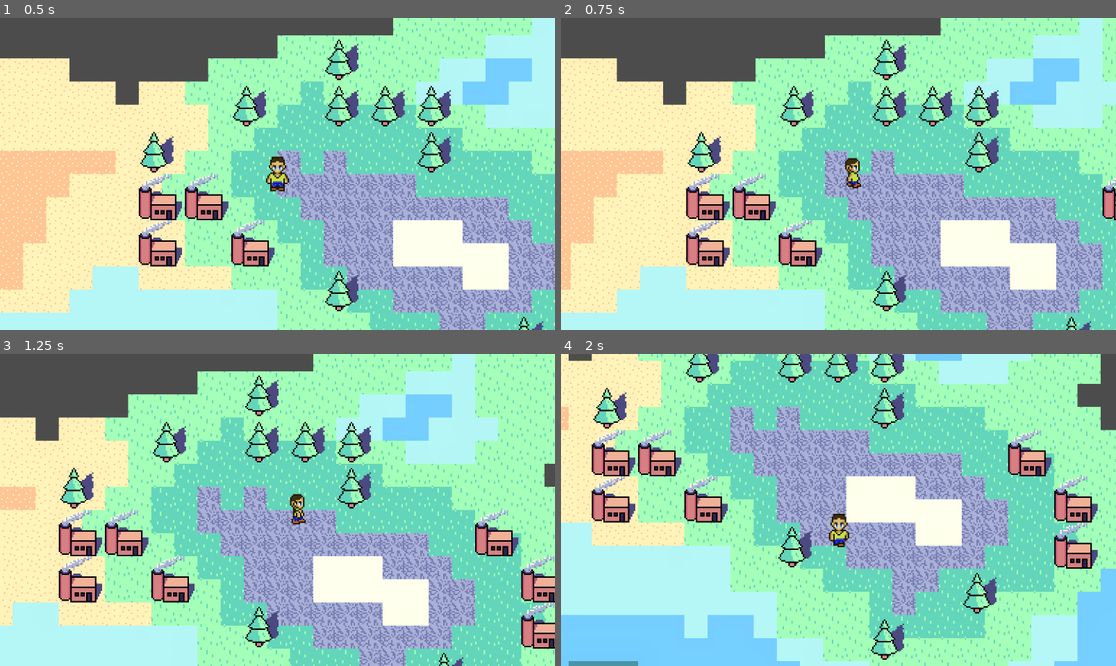
Above: before the commit, frames 1-4 (two rows, left to right).
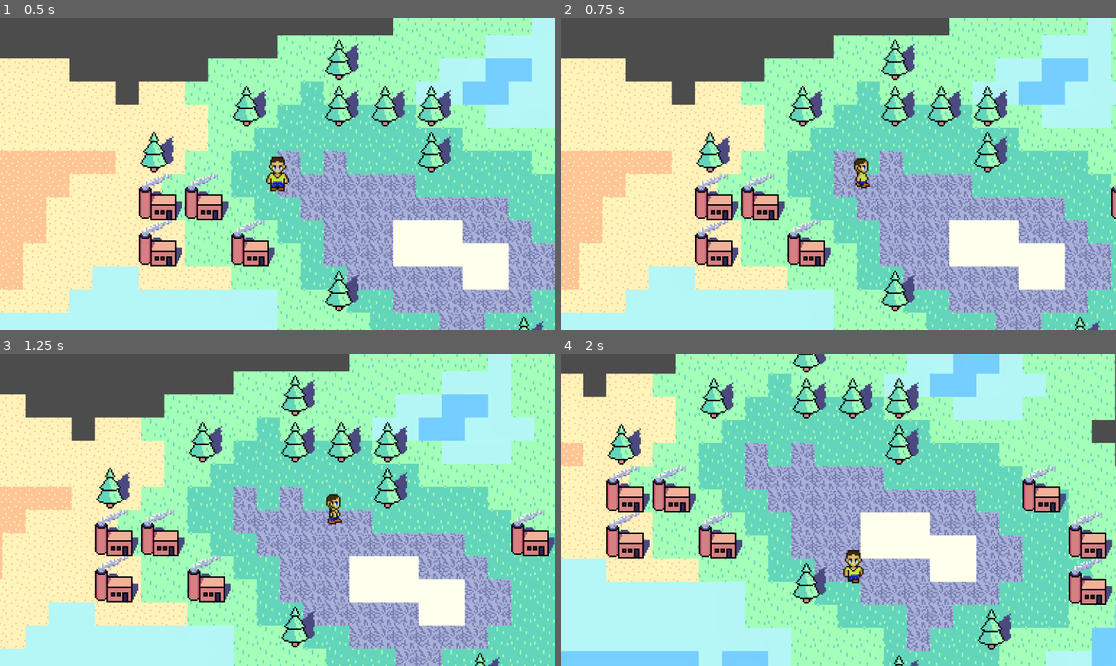
Above: after the commit, the same moments.

Repository: AdrianTheFrog/SMathHacks-Reasource-Conservation-Project
Game: Godot game, scene res://main scene.tscn
Two runs of this game, one before a commit and one after it. Both use one fixed random seed, a clock stepped at 60 frames per second and the inputs below.
Inputs:
- Up to frame 1 (0.5 s): no input
- Up to frame 2 (0.75 s): tap Enter at 0.5 s; hold Right (Right) from 0.53 s (still down)
- Up to frame 3 (1.25 s): keep holding Right (Right)
- Up to frame 4 (2 s): release Right (Right) at 1.28 s; hold Down (Down) from 1.28 s (still down)

Frame 1 is identical in both runs. In frame 2, 27% of the frame differs, in the area x 0-100%, y 0-100%; in frame 3, 51%; in frame 4, 63%.

Commit message:
Redo player movement for collision, make player position pixel perfect and change camera movement properties

Diff:
--- a/Camera2D.gd
+++ b/Camera2D.gd
@@ -3,9 +3,9 @@
 var lookAheadPos = Vector2.ZERO
 
 func _process(delta):
-	var speed = 0.1
-	var lookAheadDistance = 0.15
-	var lookAheadResponse = 0.05
+	var speed = 0.025
+	var lookAheadDistance = 0.2
+	var lookAheadResponse = 0.01
 
 	lookAheadPos = lookAheadPos*(1-lookAheadResponse) + lookAheadDistance*%Character.get_real_velocity ()*lookAheadResponse
 	set_global_position(get_global_position()*(1-speed)+(%Character.get_global_position()+lookAheadPos)*speed)
--- a/Character.gd
+++ b/Character.gd
@@ -15,26 +15,34 @@
 
 func _process(delta):
 	var speed = 100.0
+	velocity = Vector2(0,0)
 
 	if Input.is_action_pressed('Up'):
-		position.y -= speed * delta
-		_animated_sprite.play("forward")
-		idle = "idleforward"
+		velocity += Vector2.UP * speed
+		if not (Input.is_action_pressed('Left') or Input.is_action_pressed('Right')):
+			_animated_sprite.play("forward")
+			idle = "idleforward"
 
-	elif Input.is_action_pressed('Down'):
-		position.y += speed * delta
-		_animated_sprite.play("back")
-		idle = "idleback"
+	if Input.is_action_pressed('Down'):
+		velocity += Vector2.DOWN * speed
+		if not (Input.is_action_pressed('Left') or Input.is_action_pressed('Right')):
+			_animated_sprite.play("back")
+			idle = "idleback"
 
-	elif Input.is_action_pressed('Left'):
-		position.x -= speed * delta
+	if Input.is_action_pressed('Left'):
+		velocity += Vector2.LEFT * speed
 		_animated_sprite.play("left")
 		idle = "idleleft"
 
-	elif Input.is_action_pressed('Right'):
-		position.x += speed * delta
+	if Input.is_action_pressed('Right'):
+		velocity += Vector2.RIGHT * speed
 		_animated_sprite.play("right")
 		idle = "idleright"
 
-	else:
+	if not (Input.is_action_pressed('Left') or Input.is_action_pressed('Right') or Input.is_action_pressed('Up') or Input.is_action_pressed('Down')):
 		_animated_sprite.play(idle)
+
+	move_and_slide()
+
+	#round to viewport pixel, not scene pixel
+	%AnimatedSprite2D.position = round(position*ceil(get_viewport().size.x/500.))/float(ceil(get_viewport().size.x/500.)) - position
--- a/project.godot
+++ b/project.godot
@@ -14,6 +14,10 @@
 run/main_scene="res://main scene.tscn"
 config/features=PackedStringArray("4.2", "Mobile")
 config/icon="res://icon.svg"
+
+[display]
+
+window/stretch/scale_mode="integer"
 
 [input]
 
